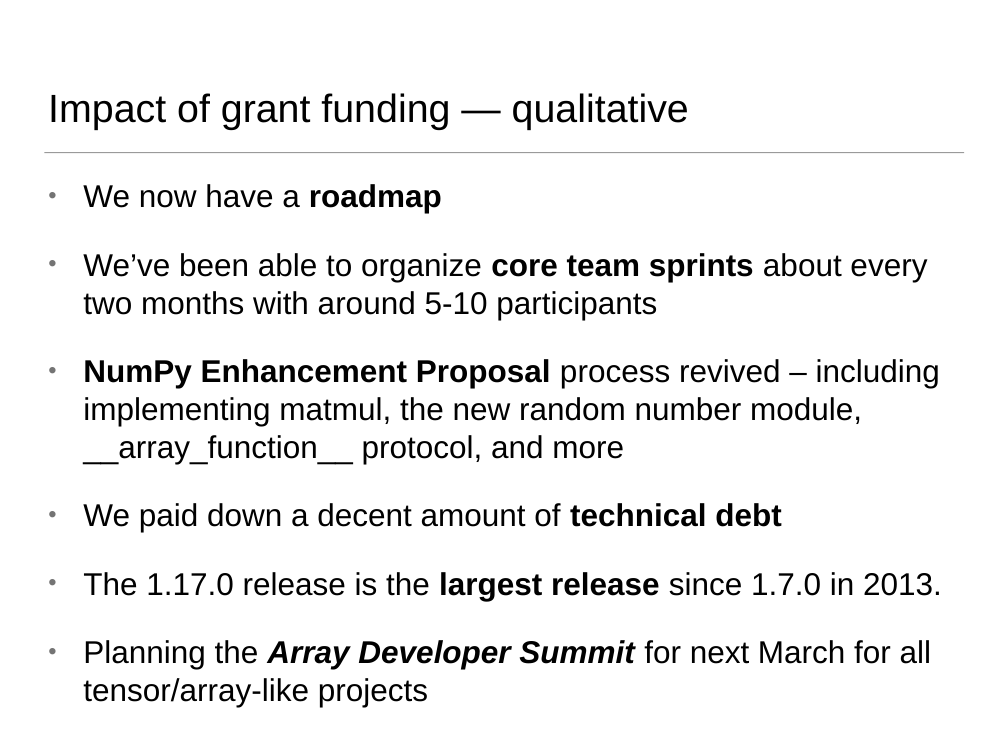
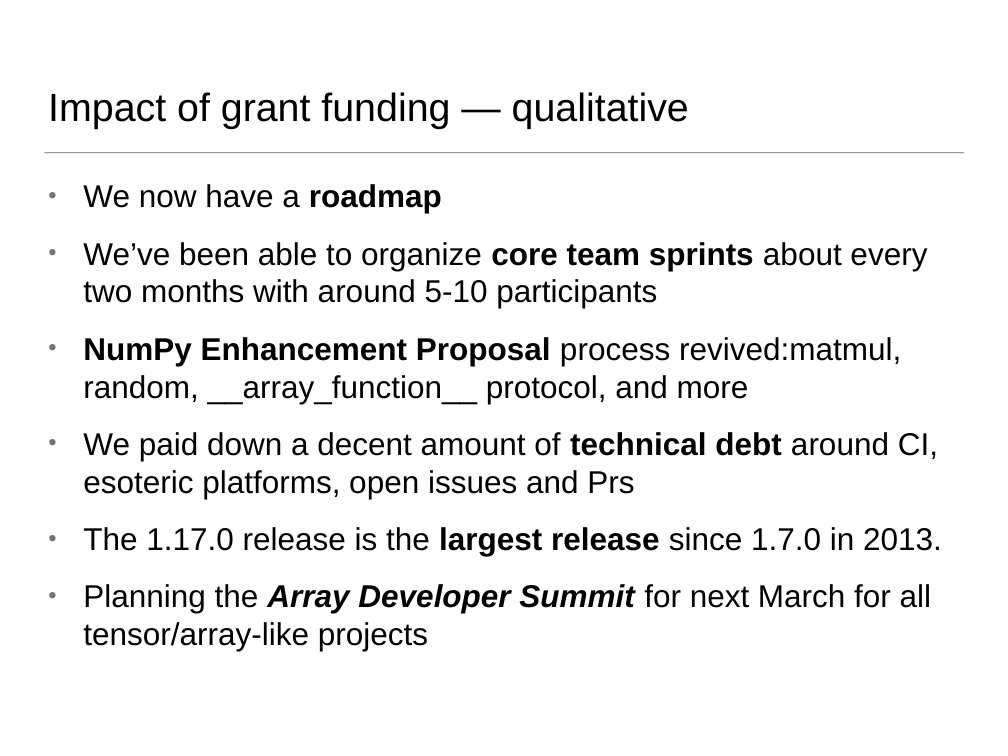
Before and after one commit to BIDS-numpy/docs, a slide deck: slide 11 of presentations/inside_numpy_talk_euroscipy2019.pptx (slide 10 before the commit). Drawn at 1008x756 pixels with LibreOffice and Linux fonts; fonts in the diff are those of the drawing. Boxes give left, top, right and bottom in pixels: in the first picture for what was removed or moved away, otherwise in the second. Text is boxed around its words. In the diff, an @@ line names an element or a change of style, - is before the commit and + after.

```diff
--- a/presentations/inside_numpy_talk_euroscipy2019.pptx
+++ b/presentations/inside_numpy_talk_euroscipy2019.pptx
@@ text at bbox=[83, 184, 942, 651]: less space between paragraphs @@
@@ text at bbox=[83, 337, 938, 499]: text changed @@
-• NumPy Enhancement Proposal process revived – including implementing matmul, the new random number module, __array_function__ protocol, and more
-• We paid down a decent amount of technical debt
+• NumPy Enhancement Proposal process revived:matmul, random, __array_function__ protocol, and more
+• We paid down a decent amount of technical debt around CI, esoteric platforms, open issues and Prs
```
Also in this commit, not shown: 5 other slides changed, 2 slides added, 1 slide removed, 1 other file.
